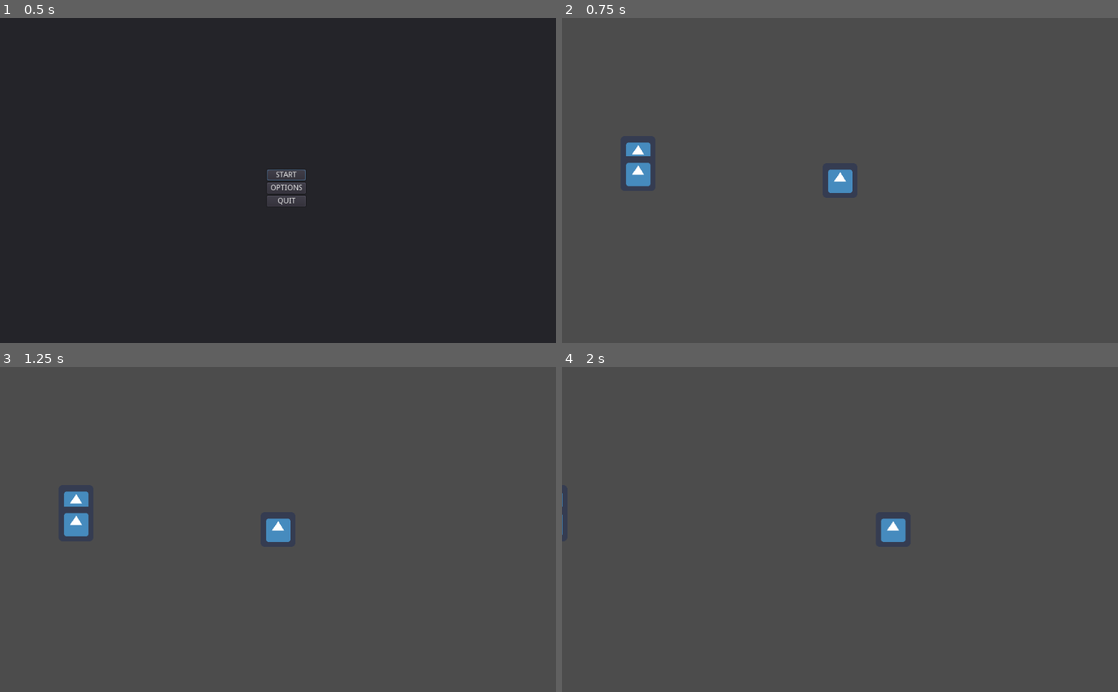
Above: before the commit, frames 1-4 (two rows, left to right).
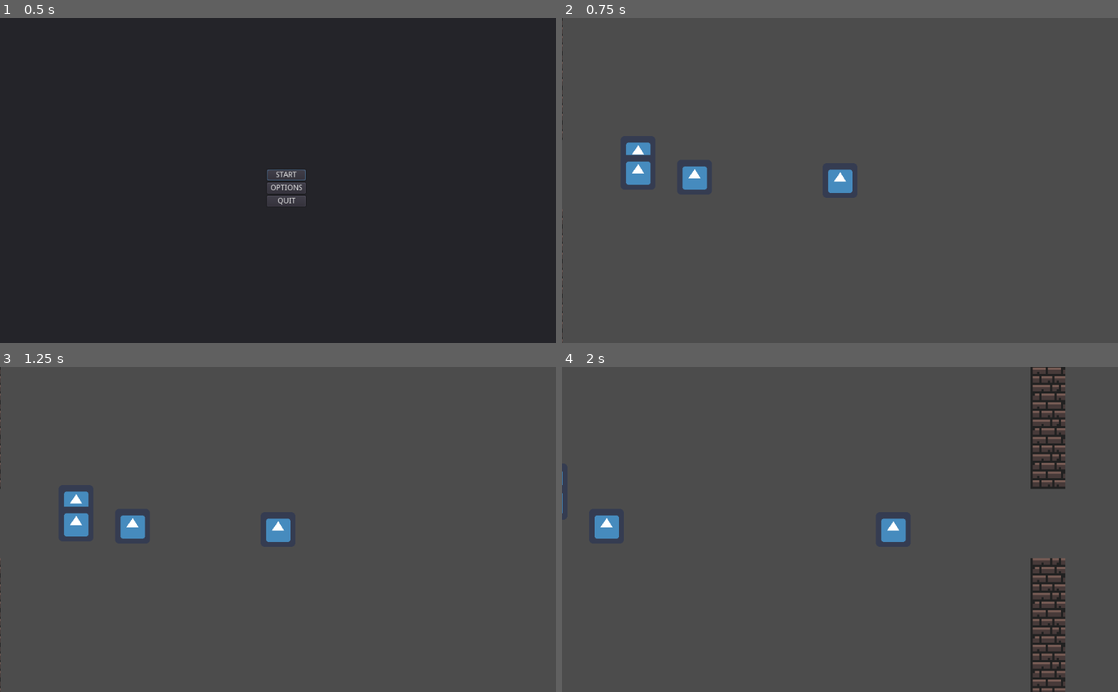
Above: after the commit, the same moments.

Repository: Collins-Simon/ChairKnight
Game: Godot game, scene res://Scenes/Menu/MenuSystem.tscn
Two runs of this game, one before a commit and one after it. Both use one fixed random seed, a clock stepped at 60 frames per second and the inputs below. The engine's default icon, where the game draws it, is replaced by a stand-in: a white triangle on a blue panel in a dark square.
Inputs (mouse positions are in pixels of both pictures, inside the frame that each line leads up to):
- Up to frame 1 (0.5 s): no input
- Up to frame 2 (0.75 s): click "START" at 0.5 s
- Up to frame 3 (1.25 s): no input
- Up to frame 4 (2 s): tap Enter at 1.25 s; move the mouse to (840, 529) at 1.27 s; hold Right (ui_right) from 1.28 s (still down); tap R at 1.35 s; click (840, 529) at 1.42 s; tap Space at 1.52 s

Frame 1 is identical in both runs. In frame 2, 0.5% of the frame differs, in the area x 0-27%, y 0-100%; in frame 3, 0.4%; in frame 4, 3.5%, in the area x 0-91%, y 0-100%.

Commit message:
#6 Basic Square room created

Diff:
--- /dev/null
+++ b/Chair Knight/Assets/Tiles/Room.tscn
@@ -0,0 +1,93 @@
+[gd_scene load_steps=7 format=2]
+
+[ext_resource path="res://Assets/Tiles/0x72_DungeonTilesetII_v1.4.png" type="Texture" id=1]
+
+[sub_resource type="ConvexPolygonShape2D" id=2]
+points = PoolVector2Array( 0, 0, 16, 0, 16, 16, 0, 16 )
+
+[sub_resource type="ConvexPolygonShape2D" id=3]
+points = PoolVector2Array( 0, 0, 16, 0, 16, 16, 0, 16 )
+
+[sub_resource type="ConvexPolygonShape2D" id=4]
+points = PoolVector2Array( 0, 0, 16, 0, 16, 16, 0, 16 )
+
+[sub_resource type="ConvexPolygonShape2D" id=5]
+points = PoolVector2Array( 0, 0, 16, 0, 16, 16, 0, 16 )
+
+[sub_resource type="TileSet" id=1]
+0/name = "0x72_DungeonTilesetII_v1.4.png 0"
+0/texture = ExtResource( 1 )
+0/tex_offset = Vector2( 0, 0 )
+0/modulate = Color( 1, 1, 1, 1 )
+0/region = Rect2( 16, 16, 16, 16 )
+0/tile_mode = 0
+0/occluder_offset = Vector2( 0, 0 )
+0/navigation_offset = Vector2( 0, 0 )
+0/shape_offset = Vector2( 0, 0 )
+0/shape_transform = Transform2D( 1, 0, 0, 1, 0, 0 )
+0/shape = SubResource( 2 )
+0/shape_one_way = true
+0/shape_one_way_margin = 4.0
+0/shapes = [ {
+"autotile_coord": Vector2( 0, 0 ),
+"one_way": true,
+"one_way_margin": 4.0,
+"shape": SubResource( 2 ),
+"shape_transform": Transform2D( 1, 0, 0, 1, 0, 0 )
+}, {
+"autotile_coord": Vector2( 0, 0 ),
+"one_way": false,
+"one_way_margin": 1.0,
+"shape": SubResource( 3 ),
+"shape_transform": Transform2D( 1, 0, 0, 1, 0, 0 )
+} ]
+0/z_index = 0
+1/name = "0x72_DungeonTilesetII_v1.4.png 1"
+1/texture = ExtResource( 1 )
+1/tex_offset = Vector2( 0, 0 )
+1/modulate = Color( 1, 1, 1, 1 )
+1/region = Rect2( 32, 16, 16, 16 )
+1/tile_mode = 0
+1/occluder_offset = Vector2( 0, 0 )
+1/navigation_offset = Vector2( 0, 0 )
+1/shape_offset = Vector2( 0, 0 )
+1/shape_transform = Transform2D( 1, 0, 0, 1, 0, 0 )
+1/shape = SubResource( 4 )
+1/shape_one_way = false
+1/shape_one_way_margin = 4.0
+1/shapes = [ {
+"autotile_coord": Vector2( 0, 0 ),
+"one_way": false,
+"one_way_margin": 4.0,
+"shape": SubResource( 4 ),
+"shape_transform": Transform2D( 1, 0, 0, 1, 0, 0 )
+} ]
+1/z_index = 0
+2/name = "0x72_DungeonTilesetII_v1.4.png 2"
+2/texture = ExtResource( 1 )
+2/tex_offset = Vector2( 0, 0 )
+2/modulate = Color( 1, 1, 1, 1 )
+2/region = Rect2( 48, 16, 16, 16 )
+2/tile_mode = 0
+2/occluder_offset = Vector2( 0, 0 )
+2/navigation_offset = Vector2( 0, 0 )
+2/shape_offset = Vector2( 0, 0 )
+2/shape_transform = Transform2D( 1, 0, 0, 1, 0, 0 )
+2/shape = SubResource( 5 )
+2/shape_one_way = false
+2/shape_one_way_margin = 4.0
+2/shapes = [ {
+"autotile_coord": Vector2( 0, 0 ),
+"one_way": false,
+"one_way_margin": 4.0,
+"shape": SubResource( 5 ),
+"shape_transform": Transform2D( 1, 0, 0, 1, 0, 0 )
+} ]
+2/z_index = 0
+
+[node name="Node2D" type="TileMap"]
+tile_set = SubResource( 1 )
+cell_size = Vector2( 16, 16 )
+show_collision = true
+format = 1
+tile_data = PoolIntArray( 0, 0, 0, 1, 0, 0, 2, 0, 0, 3, 0, 0, 4, 0, 0, 5, 0, 0, 6, 0, 0, 7, 0, 0, 8, 0, 0, 9, 0, 0, 10, 0, 0, 65536, 0, 0, 131072, 0, 0, 196608, 0, 0, 262144, 0, 0, 327680, 0, 0, 393216, 0, 0, 458752, 0, 0 )
--- /dev/null
+++ b/Chair Knight/Assets/Tiles/TextureSet.gd
@@ -0,0 +1,16 @@
+extends TileSet
+
+
+# Declare member variables here. Examples:
+# var a = 2
+# var b = "text"
+
+
+# Called when the node enters the scene tree for the first time.
+func _ready():
+	pass # Replace with function body.
+
+
+# Called every frame. 'delta' is the elapsed time since the previous frame.
+#func _process(delta):
+#	pass
--- /dev/null
+++ b/Chair Knight/Assets/Tiles/Tile.gd
@@ -0,0 +1,2 @@
+extends StaticBody2D
+class_name Tile
--- /dev/null
+++ b/Chair Knight/Assets/Tiles/Tile.tscn
@@ -0,0 +1,18 @@
+[gd_scene load_steps=3 format=2]
+
+[ext_resource path="res://Assets/Images/icon.png" type="Texture" id=2]
+
+[sub_resource type="RectangleShape2D" id=1]
+
+[node name="Tile" type="StaticBody2D"]
+process_priority = -28
+
+[node name="Sprite" type="Sprite" parent="."]
+texture = ExtResource( 2 )
+
+[node name="CollisionShape2D" type="CollisionShape2D" parent="."]
+process_priority = 1
+scale = Vector2( 3, 3 )
+z_index = 10
+shape = SubResource( 1 )
+one_way_collision_margin = 0.0
--- a/Chair Knight/Scenes/Environment/Pillar.gd
+++ b/Chair Knight/Scenes/Environment/Pillar.gd
@@ -1,2 +1,2 @@
-extends GrappleTarget
+extends PhysicsBody2D
 class_name Pillar
--- a/Chair Knight/Scenes/Game.tscn
+++ b/Chair Knight/Scenes/Game.tscn
@@ -1,7 +1,9 @@
-[gd_scene load_steps=3 format=2]
+[gd_scene load_steps=5 format=2]
 
 [ext_resource path="res://Scenes/Characters/Player.tscn" type="PackedScene" id=1]
+[ext_resource path="res://Assets/Tiles/Tile.tscn" type="PackedScene" id=2]
 [ext_resource path="res://Scenes/Game.gd" type="Script" id=3]
+[ext_resource path="res://Assets/Tiles/Room.tscn" type="PackedScene" id=4]
 
 [node name="Game" type="Node2D"]
 script = ExtResource( 3 )
@@ -36,4 +38,12 @@
 margin_right = 40.0
 margin_bottom = 40.0
 
+[node name="Tile" parent="." instance=ExtResource( 2 )]
+position = Vector2( 104, 44 )
+
+[node name="Node2D" parent="." instance=ExtResource( 4 )]
+position = Vector2( -203, -25 )
+scale = Vector2( 4, 4 )
+tile_data = PoolIntArray( -524288, 0, 0, -524287, 0, 0, -524286, 0, 0, -524285, 0, 0, -524284, 0, 0, -524283, 0, 0, -524282, 0, 0, -524281, 0, 0, -524278, 0, 0, -524277, 0, 0, -524276, 0, 0, -524275, 0, 0, -524274, 0, 0, -524273, 0, 0, -524272, 0, 0, -524271, 0, 0, -458752, 0, 0, -458735, 0, 0, -393216, 0, 0, -393199, 0, 0, -327680, 0, 0, -327663, 0, 0, -262144, 0, 0, -262127, 0, 0, -196608, 0, 0, -196591, 0, 0, -131072, 0, 0, -131055, 0, 0, -65536, 0, 0, -65519, 0, 0, 131072, 0, 0, 131089, 0, 0, 196608, 0, 0, 196625, 0, 0, 262144, 0, 0, 262161, 0, 0, 327680, 0, 0, 327697, 0, 0, 393216, 0, 0, 393233, 0, 0, 458752, 0, 0, 458769, 0, 0, 524288, 0, 0, 524305, 0, 0, 589824, 0, 0, 589825, 0, 0, 589826, 0, 0, 589827, 0, 0, 589828, 0, 0, 589829, 0, 0, 589830, 0, 0, 589831, 0, 0, 589834, 0, 0, 589835, 0, 0, 589836, 0, 0, 589837, 0, 0, 589838, 0, 0, 589839, 0, 0, 589840, 0, 0, 589841, 0, 0 )
+
 [connection signal="attempted_peg" from="World/Entities/Player" to="." method="_on_Player_attempted_peg"]
--- a/Chair Knight/project.godot
+++ b/Chair Knight/project.godot
@@ -24,7 +24,7 @@
 "language": "GDScript",
 "path": "res://Scenes/Menu/MenuSystem.gd"
 }, {
-"base": "GrappleTarget",
+"base": "PhysicsBody2D",
 "class": "Pillar",
 "language": "GDScript",
 "path": "res://Scenes/Environment/Pillar.gd"
@@ -43,6 +43,11 @@
 "class": "SubMenu",
 "language": "GDScript",
 "path": "res://Scenes/Menu/SubMenu.gd"
+}, {
+"base": "StaticBody2D",
+"class": "Tile",
+"language": "GDScript",
+"path": "res://Assets/Tiles/Tile.gd"
 } ]
 _global_script_class_icons={
 "Enemy": "",
@@ -51,7 +56,8 @@
 "Pillar": "",
 "Player": "",
 "Rope": "",
-"SubMenu": ""
+"SubMenu": "",
+"Tile": ""
 }
 
 [application]
@@ -67,6 +73,30 @@
 [gui]
 
 common/drop_mouse_on_gui_input_disabled=true
+
+[importer_defaults]
+
+texture={
+"compress/bptc_ldr": 0,
+"compress/hdr_mode": 0,
+"compress/lossy_quality": 0.7,
+"compress/mode": 0,
+"compress/normal_map": 0,
+"detect_3d": false,
+"flags/anisotropic": false,
+"flags/filter": false,
+"flags/mipmaps": false,
+"flags/repeat": 0,
+"flags/srgb": 2,
+"process/HDR_as_SRGB": false,
+"process/fix_alpha_border": true,
+"process/invert_color": false,
+"process/normal_map_invert_y": false,
+"process/premult_alpha": false,
+"size_limit": 0,
+"stream": false,
+"svg/scale": 1.0
+}
 
 [input]
 
Binary file added: Chair Knight/Assets/Images/0x72_DungeonTilesetII_v1.4.png
Not shown, added: Chair Knight/Assets/Images/0x72_DungeonTilesetII_v1.4.png.import
Binary file added: Chair Knight/Assets/Tiles/0x72_DungeonTilesetII_v1.4.png
Not shown, added: Chair Knight/Assets/Tiles/0x72_DungeonTilesetII_v1.4.png.import
Not shown, added: Chair Knight/Scenes/Game.tscn.depren
